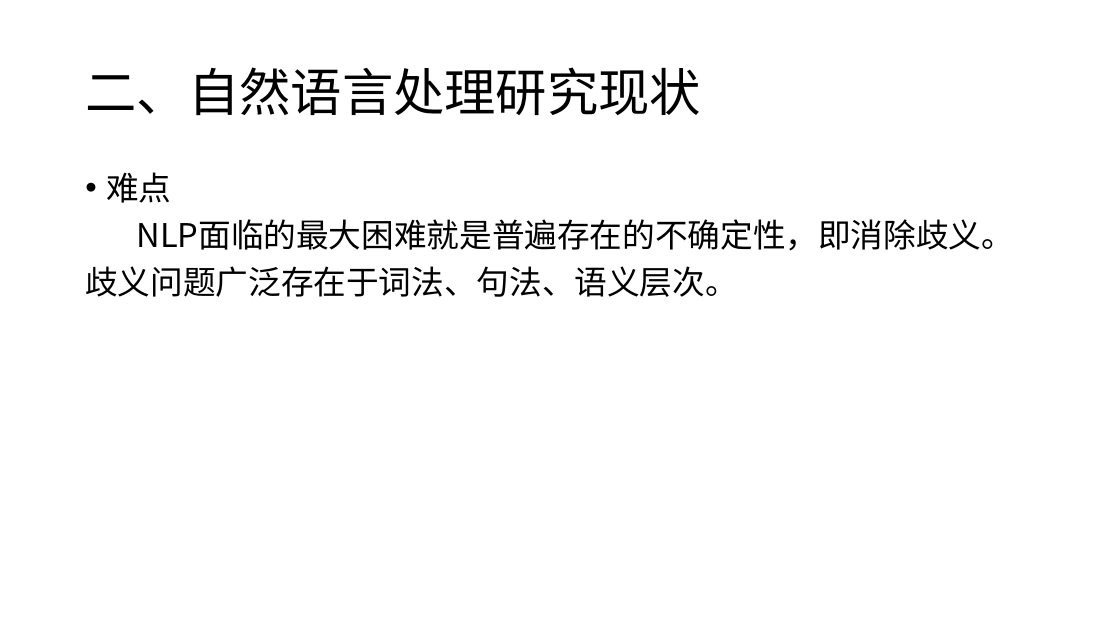
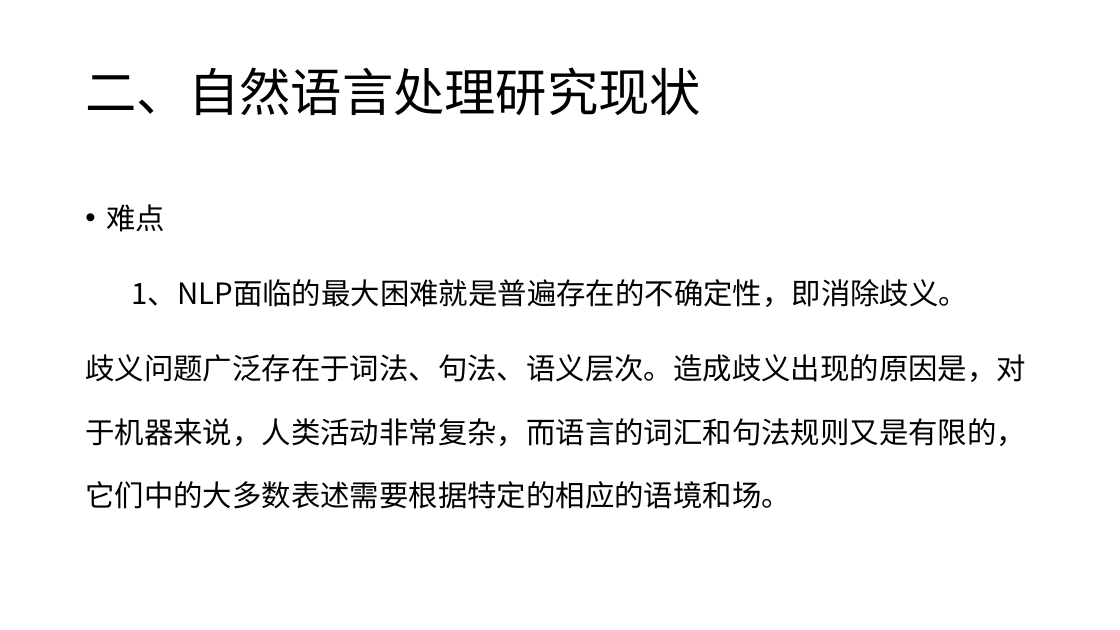
Before and after one commit to charlesXu86/Chatbot_CN, a slide deck: slide 21 of Chatbot_Doc/课程/自然语言处理-1.pptx (slide 18 before the commit). Drawn at 1120x630 pixels with LibreOffice and Linux fonts; fonts in the diff are those of the drawing. Boxes give left, top, right and bottom in pixels: in the first picture for what was removed or moved away, otherwise in the second. Text is boxed around its words. In the diff, an @@ line names an element or a change of style, - is before the commit and + after.

```diff
--- a/Chatbot_Doc/课程/自然语言处理-1.pptx
+++ b/Chatbot_Doc/课程/自然语言处理-1.pptx
@@ text at <box>106,204,165,232</box>: size 28 to 25.2 pt in "难点"; line spacing 0.9 to 1.8 @@
@@ text at <box>85,279,1026,509</box>: text changed; size 28 to 25.2 pt @@
-NLP面临的最大困难就是普遍存在的不确定性，即消除歧义。
-歧义问题广泛存在于词法、句法、语义层次。
+1、NLP面临的最大困难就是普遍存在的不确定性，即消除歧义。
+歧义问题广泛存在于词法、句法、语义层次。造成歧义出现的原因是，对于机器来说，人类活动非常复杂，而语言的词汇和句法规则又是有限的，它们中的大多数表述需要根据特定的相应的语境和场。
```
Also in this commit, not shown: 7 other slides changed, 8 slides added, 1 slide removed.
